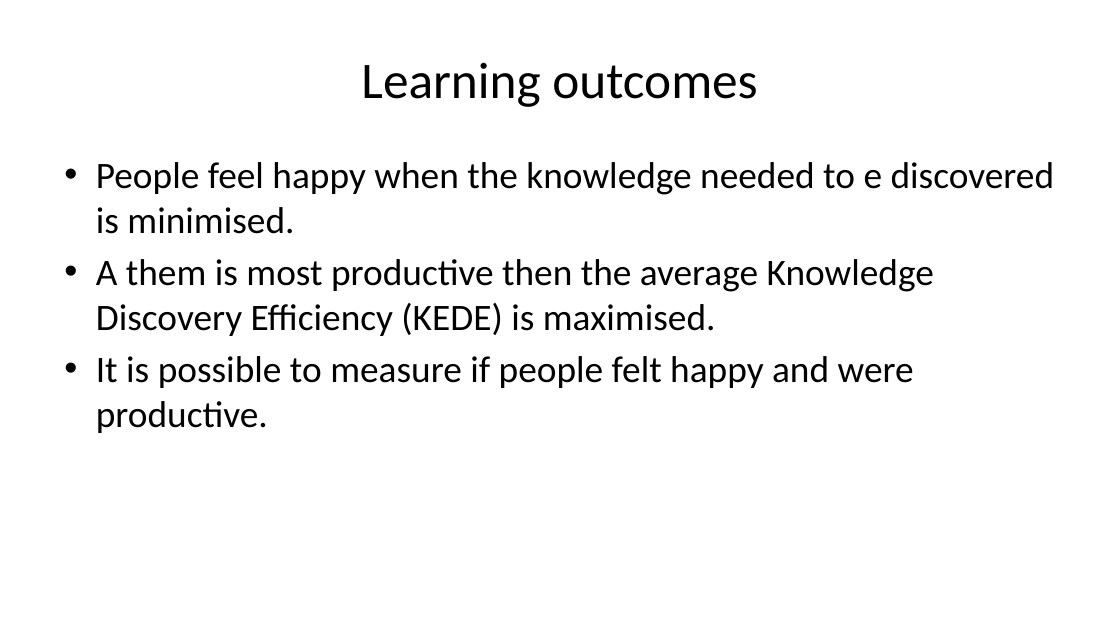
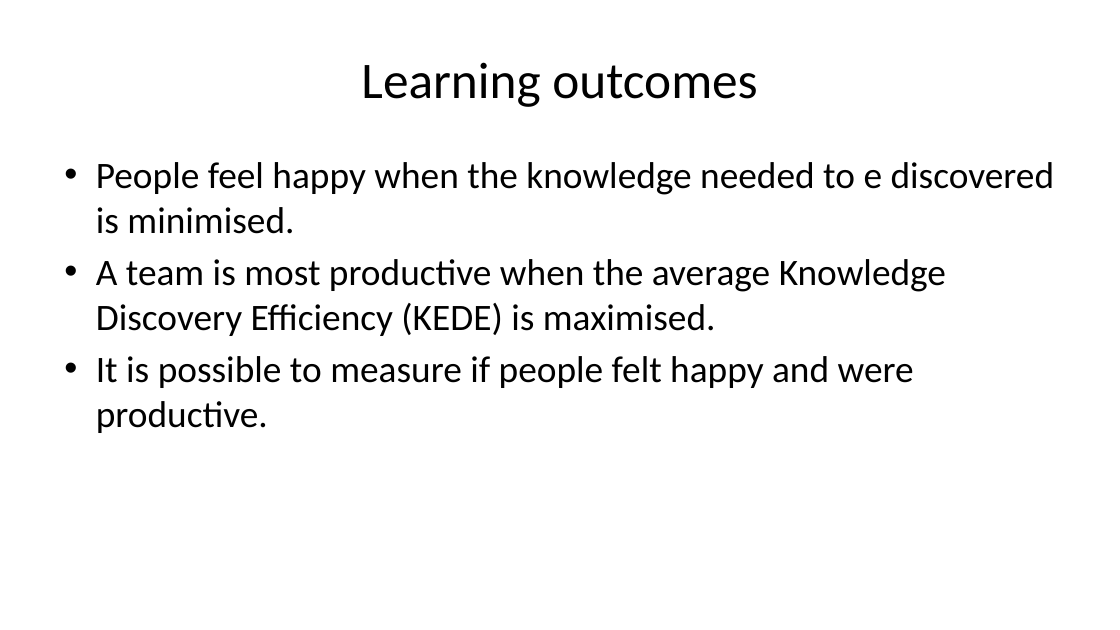
Before and after one commit to kedehub/knowledge_discovery_game, a slide deck: slide 5 of Knowledge Discovery Game.pptx. Drawn at 1120x630 pixels with LibreOffice and Linux fonts; fonts in the diff are those of the drawing; background and template pictures are left out. Boxes give left, top, right and bottom in pixels: in the first picture for what was removed or moved away, otherwise in the second. Text is boxed around its words. In the diff, an @@ line names an element or a change of style, - is before the commit and + after.

```diff
--- a/Knowledge Discovery Game.pptx
+++ b/Knowledge Discovery Game.pptx
@@ text at (x1=96, y1=259, x2=946, y2=336): text changed @@
-• A them is most productive then the average Knowledge Discovery Efficiency (KEDE) is maximised.
+• A team is most productive when the average Knowledge Discovery Efficiency (KEDE) is maximised.
```
Also in this commit, not shown: 1 other file.
